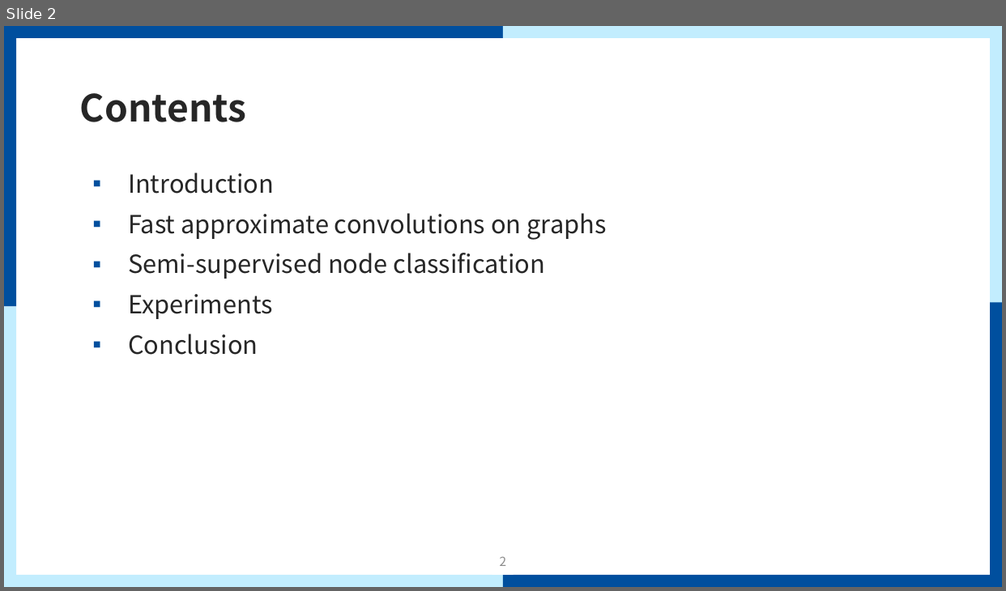
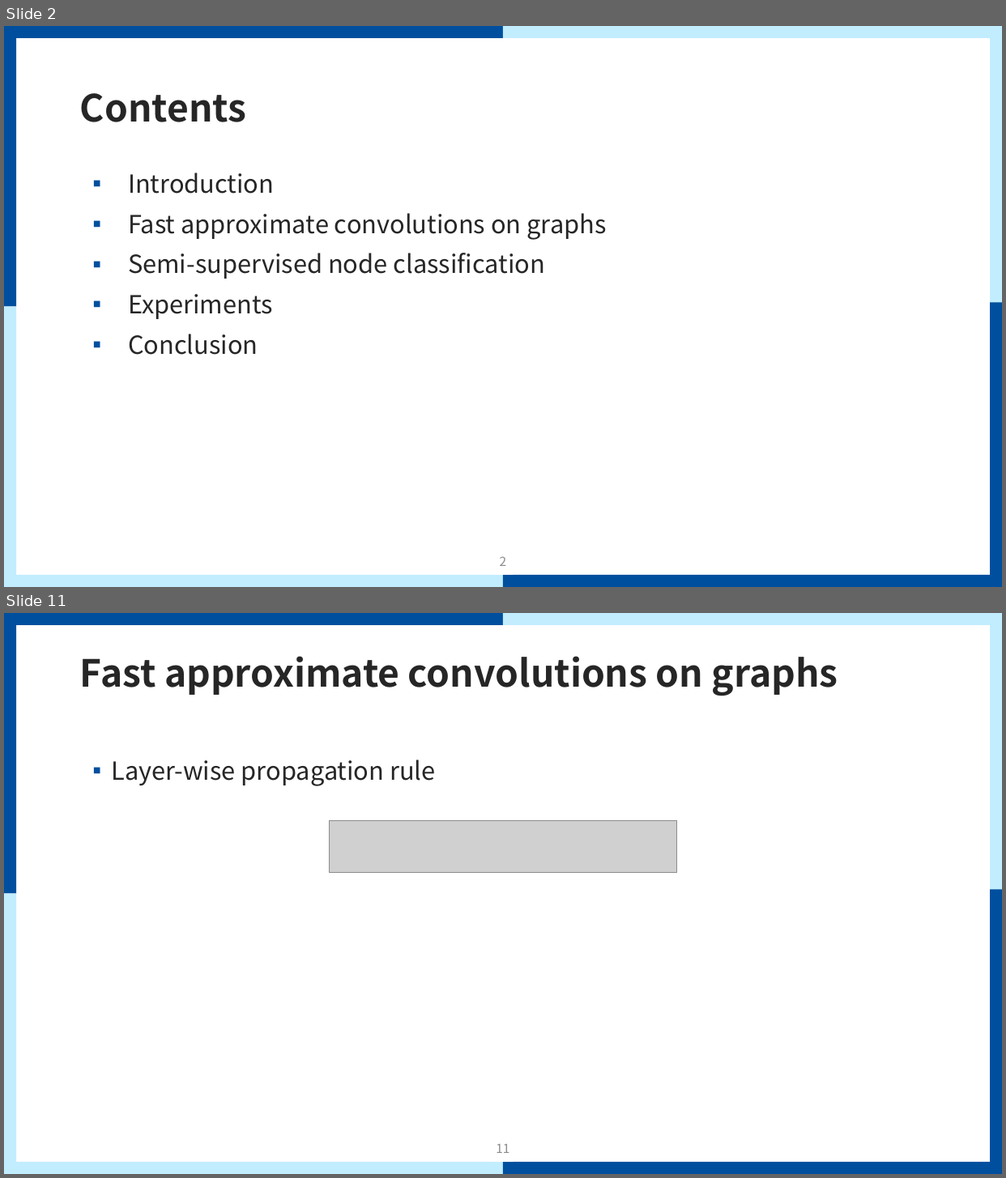
Before and after one commit to mmvv11/GraduateStudies, a slide deck: papers/review/GCN Review.pptx. Shown one above the other, each under a label of ours: slide 2 before the commit, slides 2 and 11 after it; the slides between them are not shown. The pictures are 1006x591 and 1006x1178 pixels, drawn with LibreOffice and Linux fonts; fonts in the diff are those of the drawing; grey boxes stand for pictures; background and template pictures are left out. Boxes give left, top, right and bottom in pixels: in the first picture for what was removed or moved away, otherwise in the second. Text is boxed around its words. In the diff, an @@ line names an element or a change of style, - is before the commit and + after.

```diff
--- a/papers/review/GCN Review.pptx
+++ b/papers/review/GCN Review.pptx
@@ slide 11 added at (4, 613, 1002, 1174), background #FFFFFF; not listed: 9 template elements that a slide beside it also shows @@
@@ title added at (80, 656, 838, 696), 36 pt, text #262626, bold @@
+Fast approximate convolutions on graphs
@@ text added at (111, 760, 435, 786), 24 pt, text #262626 @@
+▪ Layer-wise propagation rule
@@ picture added at (329, 820, 677, 872) @@
@@ page number added at (496, 1144, 509, 1153), 12 pt, text #8C8C8C @@
+11
```
Also in this commit, not shown: 1 slide changed, 7 other slides added.
